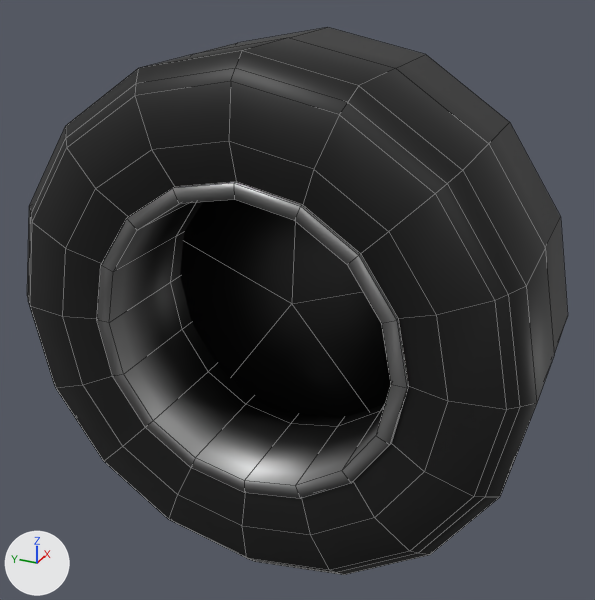
An edit to the FBX model DemoRaceProject/Assets/Prefabs/FBX/SpeedLine.fbx, drawn before and after from the same camera.
Both versions are drawn from a 50 mm lens placed at (-1.061, -0.49, 0.542), pointed at (0.008, -0.009, 0.007). Lighting does not change. The marker at lower left points along +X, +Y and +Z. Mesh edges are drawn as thin lines. Where no turn or scale is listed for an object, it has been applied to the vertices.

In view in the first picture: 'Wheel'.
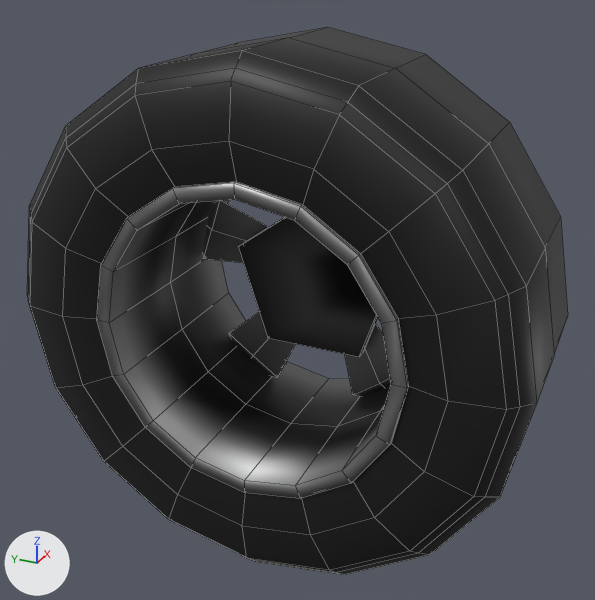
Pixel boxes [x1, y1, x2, y2] of what changed, in the pictures (595 x 600 px):
part 1 of me_circle, cut back
    before: [180, 200, 391, 418]
    after: [238, 217, 376, 357]
part 2 of me_circle, surface changed
    after: [241, 218, 377, 357]

What changed in the scene script:
```text
Change me_circle:
    used by ob_wheel; location = (0.0, 0.0, 0.0)
    verts and faces of me_circle; kept vertices keep their numbers, new ones are numbered from 553
    before: 502 (0.032, 0.0, 0.279), 503 (0.006, 0.0, 0.0) at pixel (291, 303), 504 (0.09, 0.138, 0.045), 505 (0.09, 0.085, -0.117), 506 (0.09, -0.085, -0.117)
    before: 507 (0.09, 0.0, 0.145), 508 (0.09, -0.138, 0.045), 509 (0.032, 0.164, -0.226), 510 (0.032, -0.164, -0.226), 511 (0.073, -0.164, -0.226)
    before: 512 (0.073, 0.164, -0.226), 513 (0.073, 0.0, 0.279), 514 (0.073, -0.266, 0.086), 515 (0.073, 0.266, 0.086), 516 (0.032, -0.266, 0.086)
    before: 517 (0.032, 0.266, 0.086)
    remove me_circle.from_pydata(...)  # 553 vertices, 507 faces; spans x -0.178..0.178, y -0.4..0.4, z -0.4..0.4
    add me_circle.from_pydata(...)  # 542 vertices, 493 faces; spans x -0.178..0.178, y -0.4..0.4, z -0.4..0.4
    me_circle part 1
    add delete_vertices([502, 503, *range(509, 518)])  # with the faces that use them
    add faces += [(504, 505, 506, 508, 507)]
    me_circle part 2: 20 kept faces spanning x 0.09..0.113, y -0.138..0.138, z -0.117..0.145 get new texture (UV) coordinates
```
